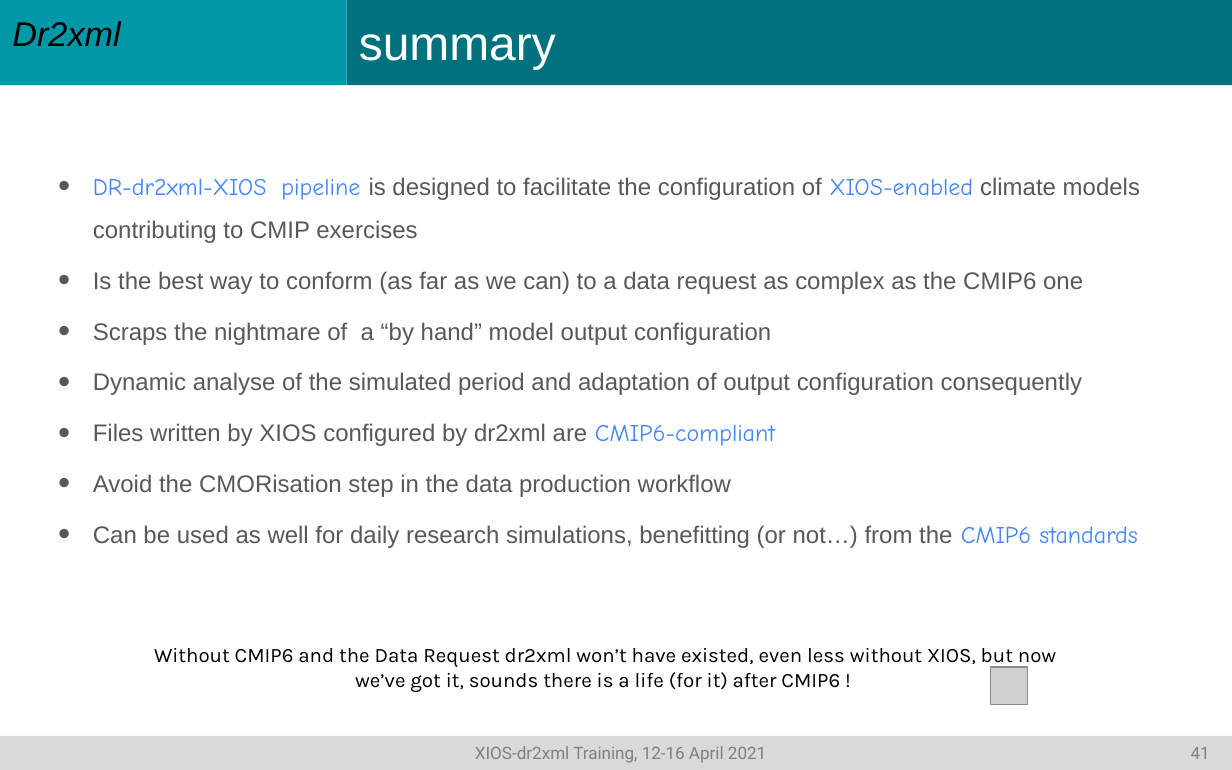
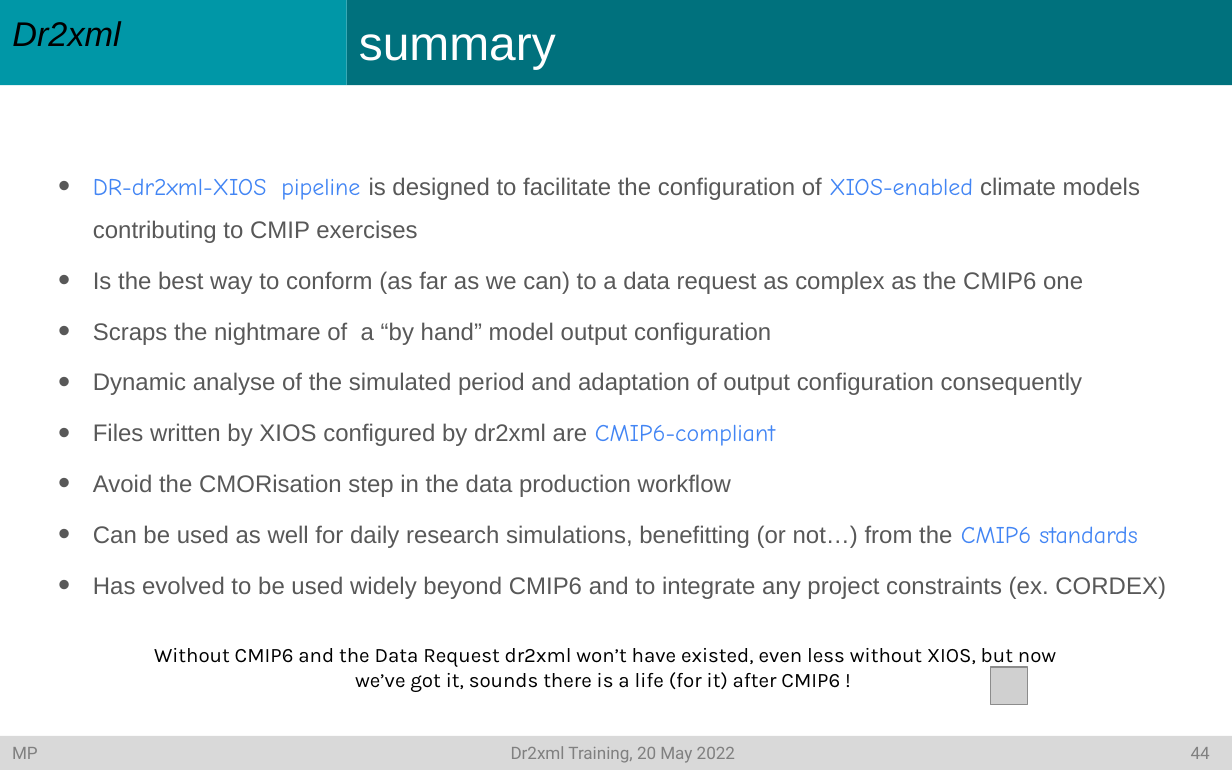
Before and after one commit to rigoudyg/dr2xml, a slide deck: slide 45 of slides/Formation_dr2xml.pptx (slide 42 before the commit). Drawn at 1232x770 pixels with LibreOffice and Linux fonts; fonts in the diff are those of the drawing; grey boxes stand for pictures. Boxes give left, top, right and bottom in pixels: in the first picture for what was removed or moved away, otherwise in the second. Text is boxed around its words. In the diff, an @@ line names an element or a change of style, - is before the commit and + after.

Commit message:
slides and docs for dr2xml training on 20.05.2022

```diff
--- a/slides/Formation_dr2xml.pptx
+++ b/slides/Formation_dr2xml.pptx
@@ text at [93, 576, 1166, 599]: paragraph added @@
+• Has evolved to be used widely beyond CMIP6 and to integrate any project constraints (ex. CORDEX)
@@ text in rectangle at [12, 746, 1210, 763]: text changed @@
-XIOS-dr2xml Training, 12-16 April 2021 41
+MP Dr2xml Training, 20 May 2022 44
```
Also in this commit, not shown: 42 other slides changed, 3 slides added, 4 other files.
